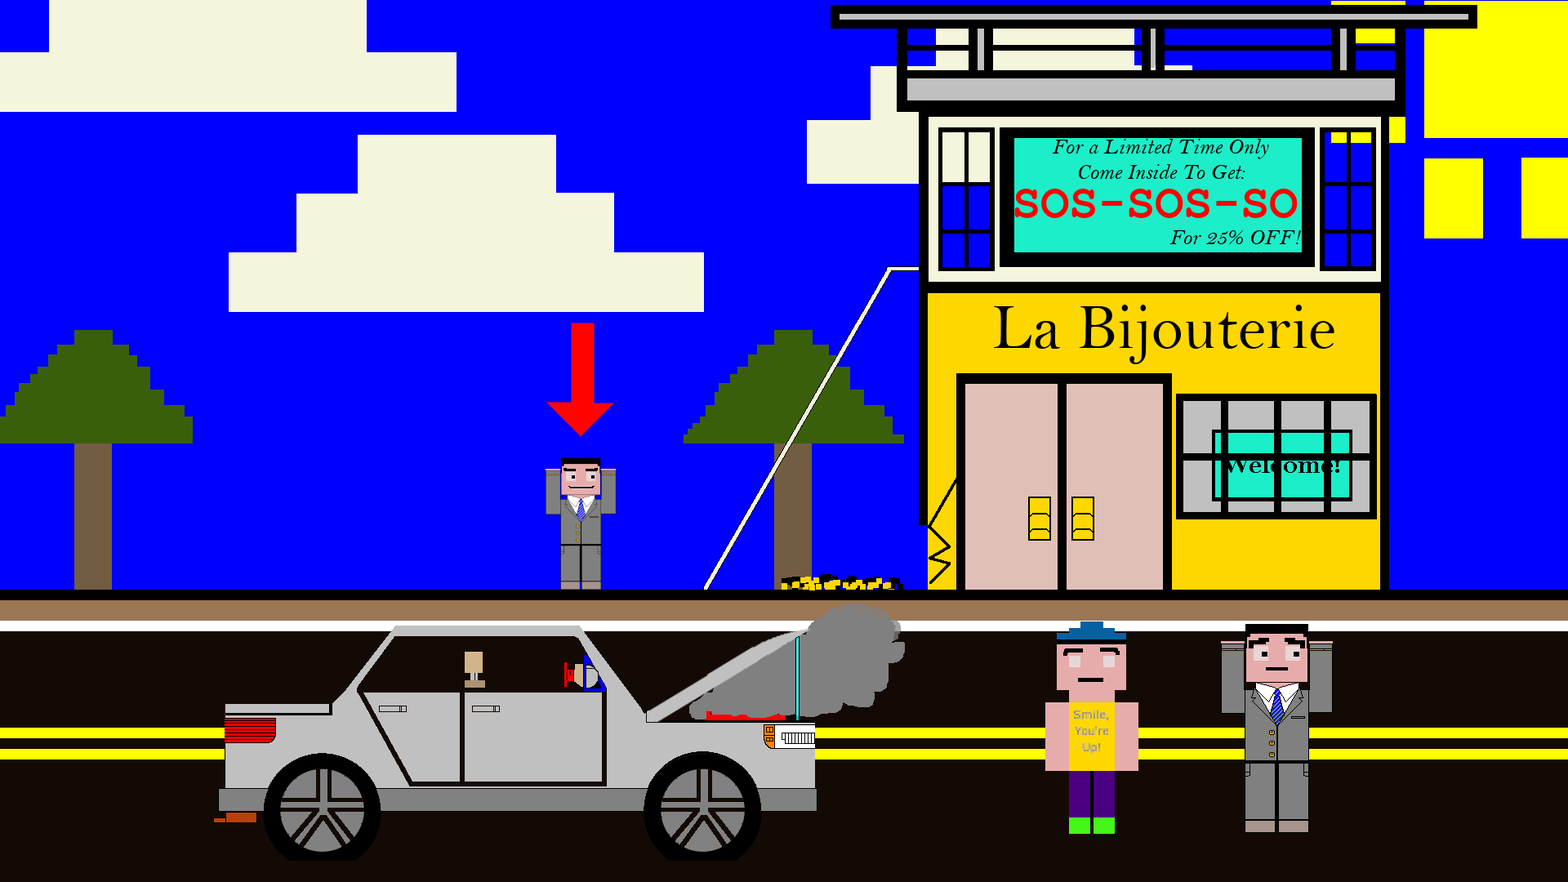
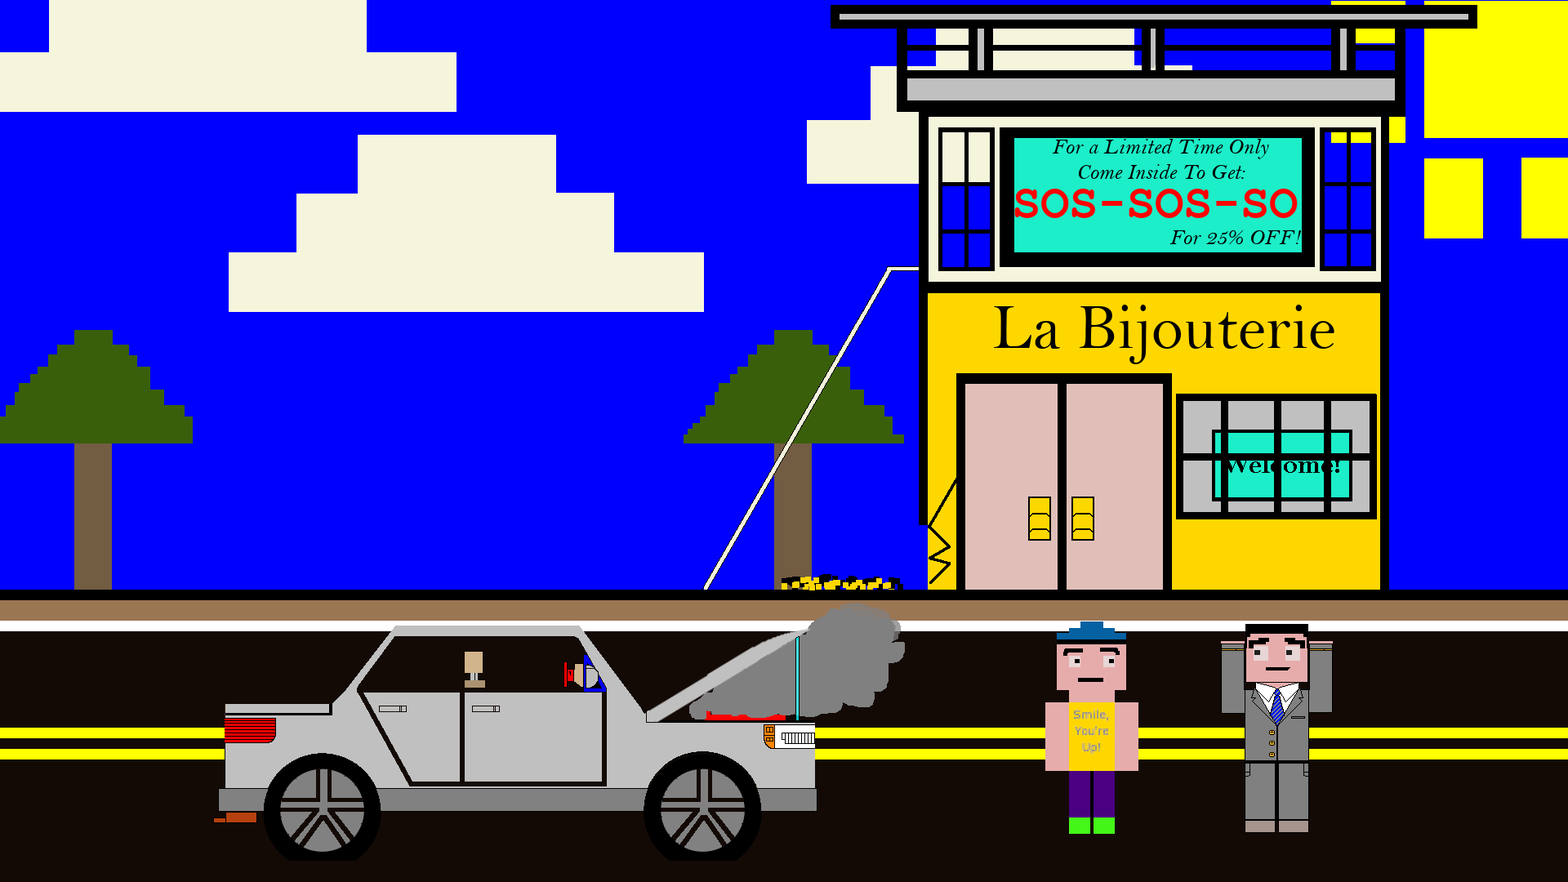
Comparing the layer stacks of the two 1568 × 882 images. Changes:
painted on "shopkeeper.png" over [1254, 650, 1300, 670]
hid "Arrow" over [546, 322, 615, 437]
painted on "car_not_complete-2.xcf" over [1261, 651, 1268, 657]
painted on "player_jumping.xcf copy #1" over [1074, 659, 1114, 664]
hid "Shopkeeper with Suit" over [544, 457, 617, 590]